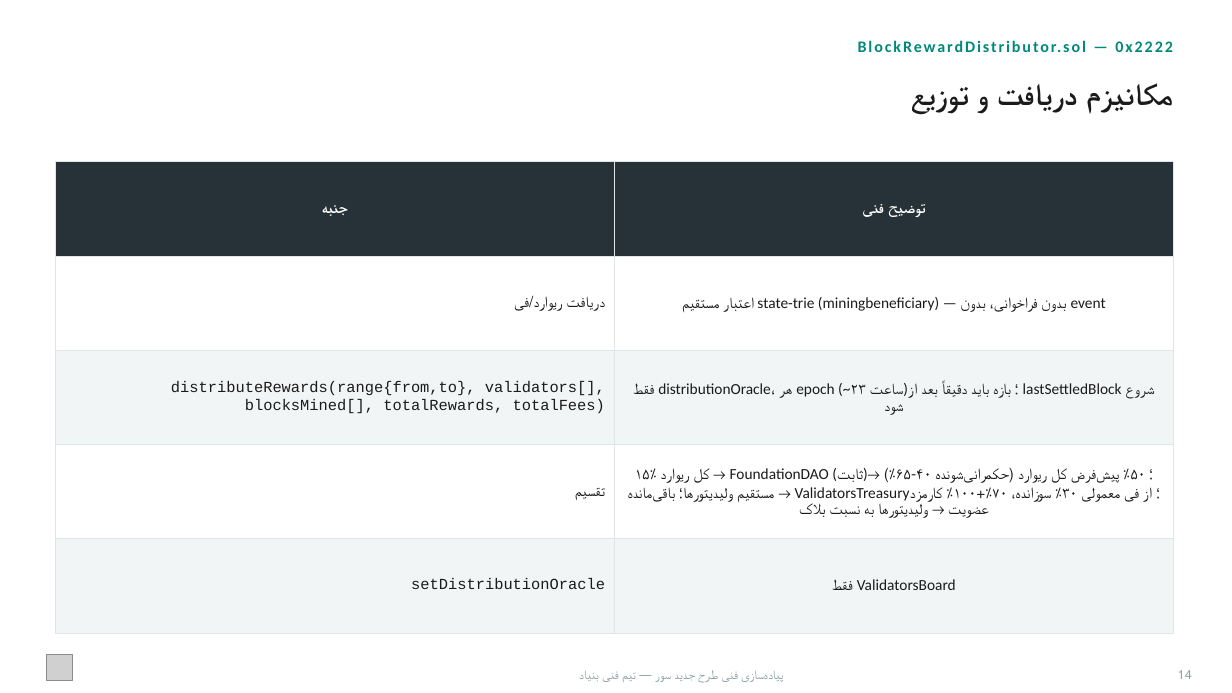
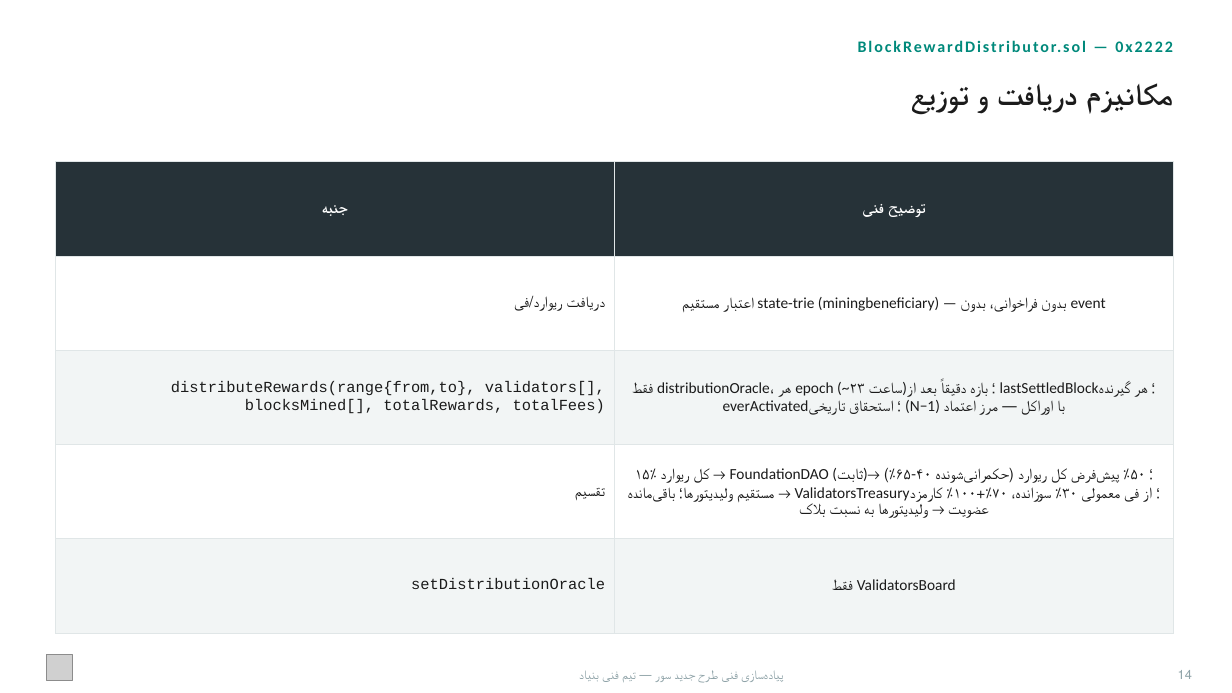
Before and after one commit to Sur-network/sur-new, a slide deck: slide 15 of presentations/Sur - Technical Team Presentation.pptx. Drawn at 1232x693 pixels with LibreOffice and Linux fonts; fonts in the diff are those of the drawing; grey boxes stand for pictures. Boxes give left, top, right and bottom in pixels: in the first picture for what was removed or moved away, otherwise in the second. Text is boxed around its words. In the diff, an @@ line names an element or a change of style, - is before the commit and + after.

```diff
--- a/presentations/Sur - Technical Team Presentation.pptx
+++ b/presentations/Sur - Technical Team Presentation.pptx
@@ table at (x1=55, y1=162, x2=1174, y2=633) @@
-row 3, column 2: فقط distributionOracle، هر epoch (~۲۳ ساعت)؛ بازه باید دقیقاً بعد از lastSettledBlock شروع شود
+row 3, column 2: فقط distributionOracle، هر epoch (~۲۳ ساعت)؛ بازه دقیقاً بعد از lastSettledBlock؛ هر گیرنده everActivated؛ استحقاق تاریخی (N−1) با اوراکل — مرز اعتماد
```
Also in this commit, not shown: 8 other slides changed, 35 other files.
